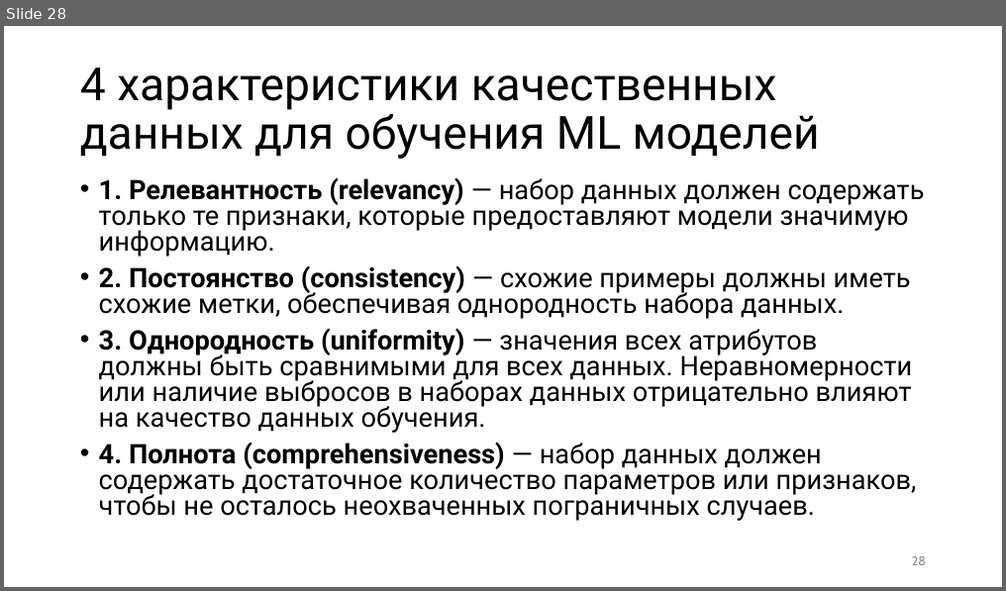
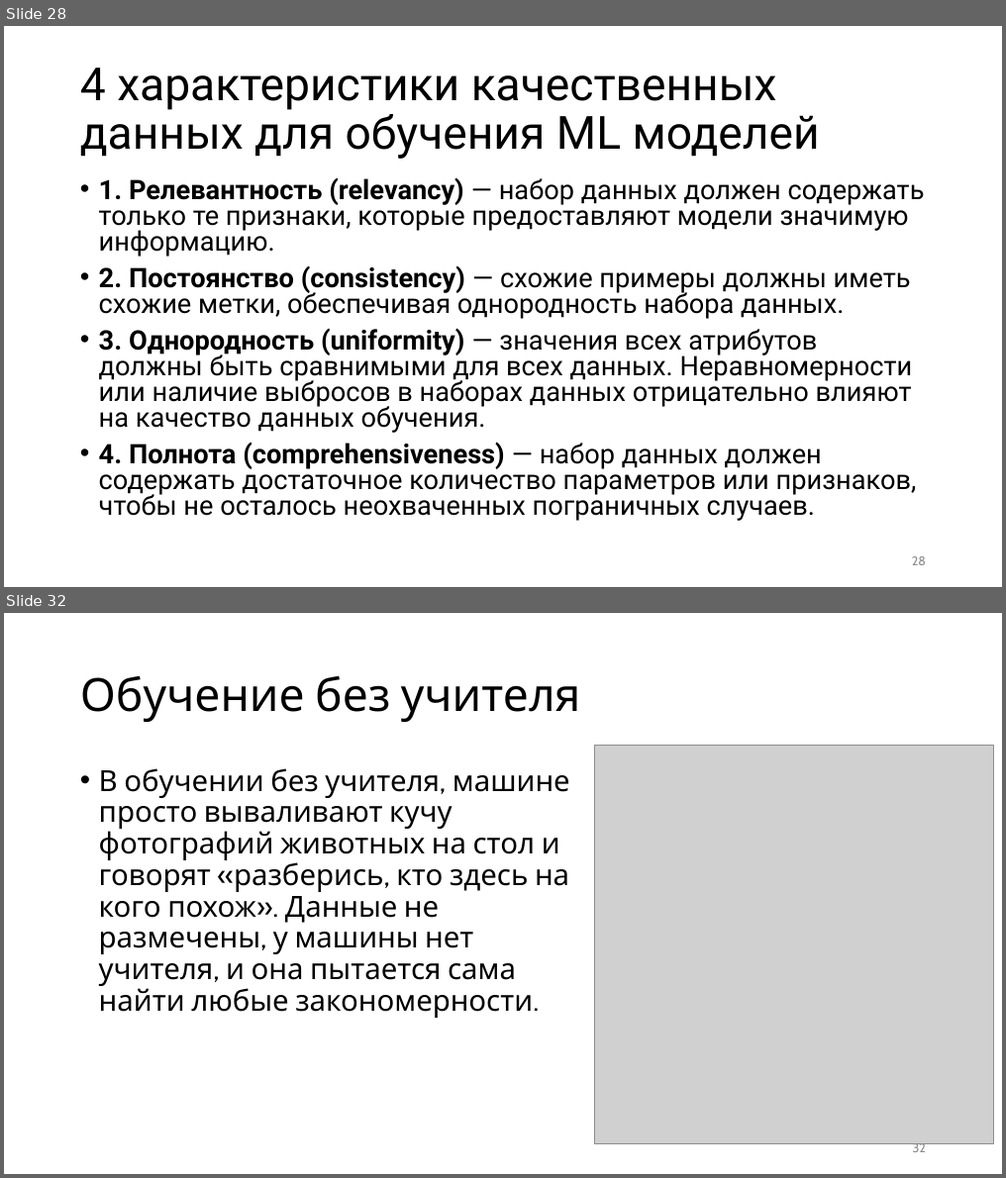
Before and after one commit to kurmakaevAlsu/ML_kurs2022, a slide deck: Машинное обучение.pptx. Shown one above the other, each under a label of ours: slide 28 before the commit, slides 28 and 32 after it; the slides between them are not shown. The pictures are 1006x591 and 1006x1178 pixels, drawn with LibreOffice and Linux fonts; fonts in the diff are those of the drawing; grey boxes stand for pictures. Boxes give left, top, right and bottom in pixels: in the first picture for what was removed or moved away, otherwise in the second. Text is boxed around its words. In the diff, an @@ line names an element or a change of style, - is before the commit and + after.

```diff
--- a/Машинное обучение.pptx
+++ b/Машинное обучение.pptx
@@ slide 32 added at bbox=[4, 613, 1002, 1174], background #FFFFFF @@
@@ title added at bbox=[80, 675, 581, 722], 44 pt, text #000000 @@
+Обучение без учителя
@@ picture added at bbox=[594, 746, 993, 1145] @@
@@ text added at bbox=[99, 768, 570, 1018], 28 pt, text #000000 @@
+• В обучении без учителя, машине просто вываливают кучу фотографий животных на стол и говорят «разберись, кто здесь на кого похож». Данные не размечены, у машины нет учителя, и она пытается сама найти любые закономерности.
@@ page number added at bbox=[913, 1144, 926, 1153], 12 pt, text #8C8C8C @@
+32
```
Also in this commit, not shown: 14 other slides added.
